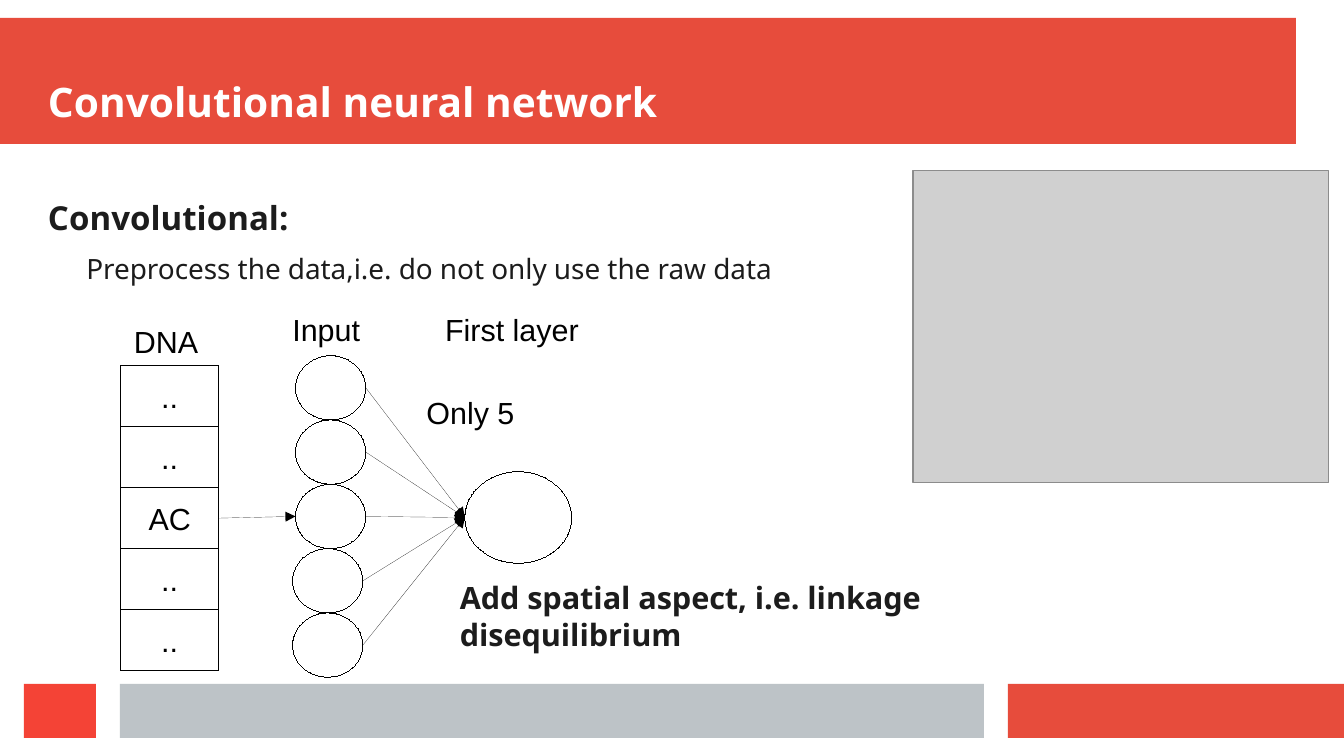
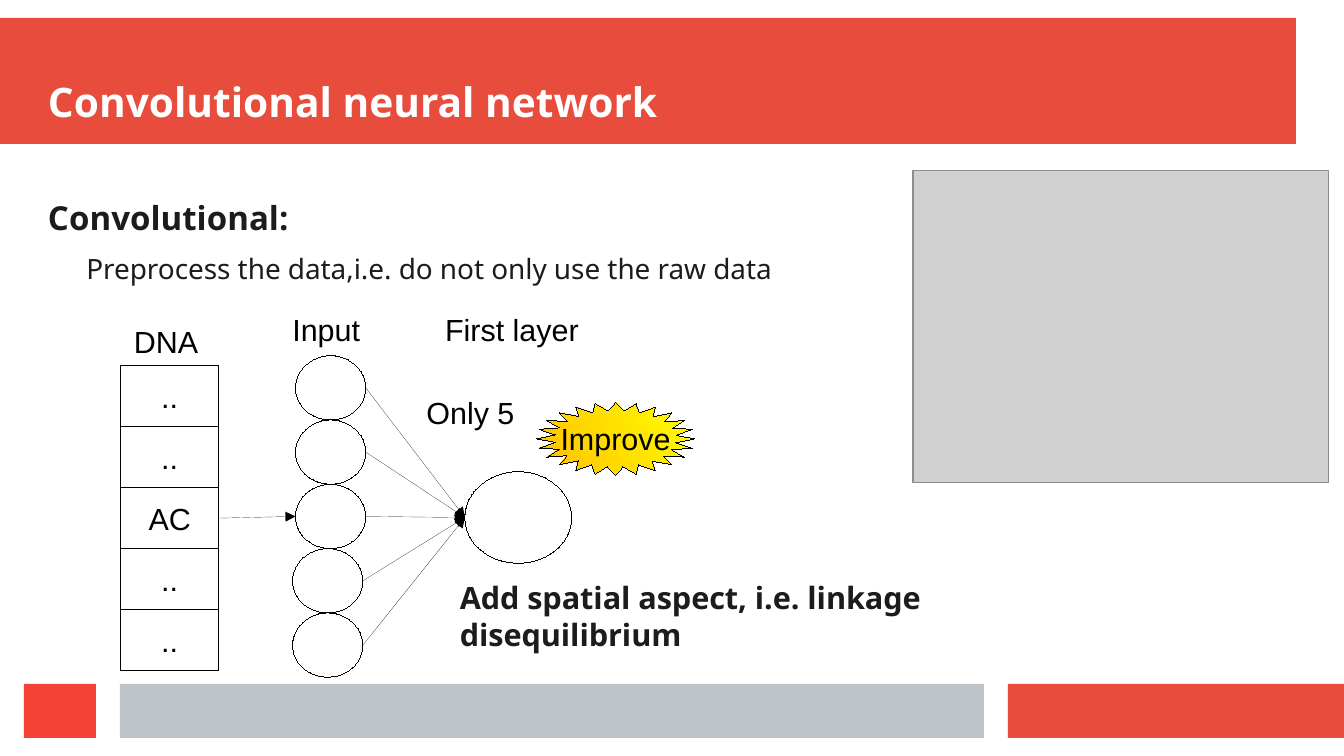
Before and after one commit to richelbilderbeek/journal_club_20211216, a slide deck: slide 12 of journal_club_20211216.odp. Drawn at 1344x756 pixels with LibreOffice and Linux fonts; fonts in the diff are those of the drawing; grey boxes stand for pictures. Boxes give left, top, right and bottom in pixels: in the first picture for what was removed or moved away, otherwise in the second. Text is boxed around its words. In the diff, an @@ line names an element or a change of style, - is before the commit and + after.

```diff
--- a/journal_club_20211216.odp
+++ b/journal_club_20211216.odp
@@ freeform shape added at <box>537,402,695,476</box>, fill gradient #FFFF00 to #FFBF00, outline #000000 0 pt, 18 pt, text #000000 @@
+Improve
```
Also in this commit, not shown: 1 other slide changed, 8 slides added, 1 slide removed.
